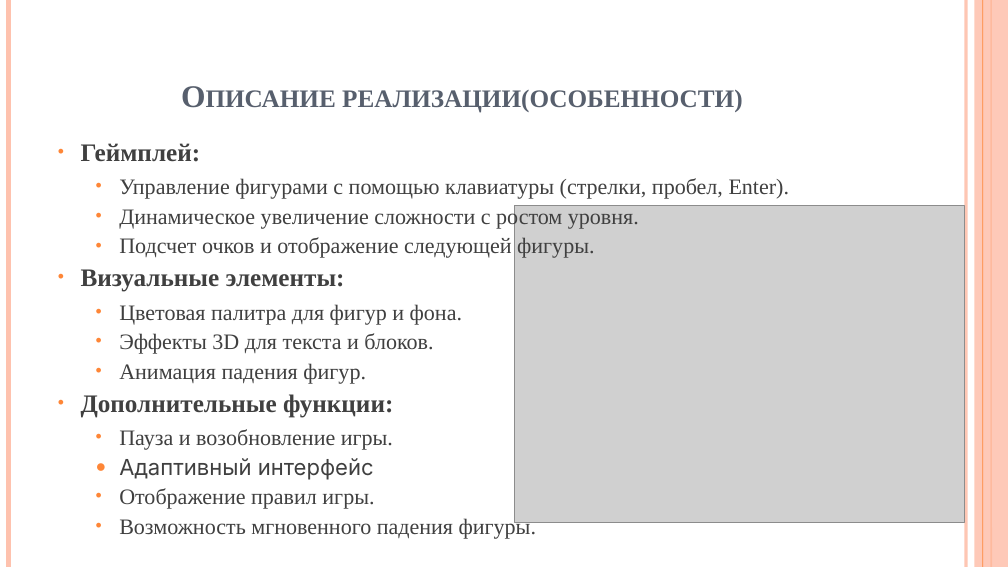
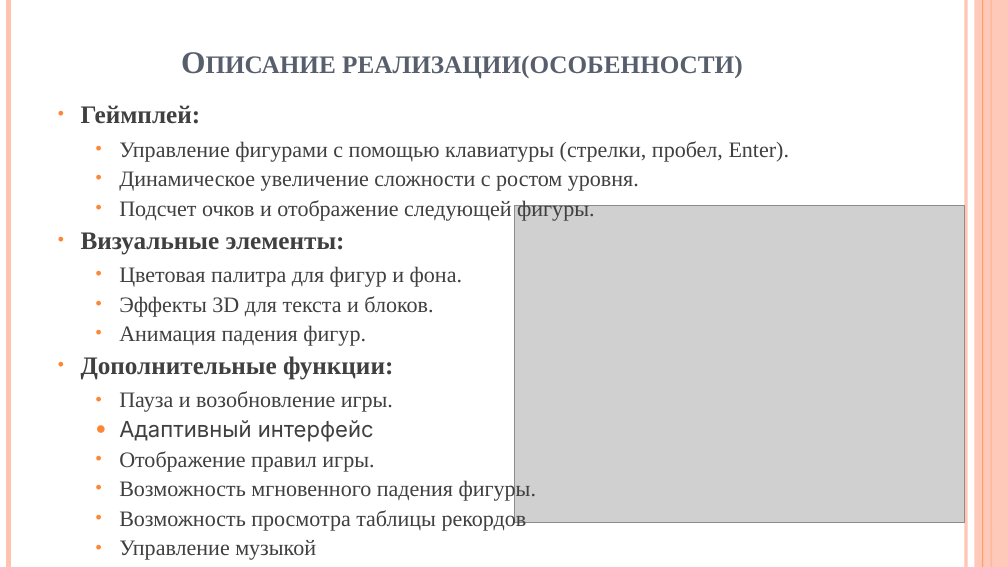
Before and after one commit to ALEXIS-png-spec/game_project, a slide deck: slide 5 of презентация11.pptx. Drawn at 1008x567 pixels with LibreOffice and Linux fonts; fonts in the diff are those of the drawing; grey boxes stand for pictures. Boxes give left, top, right and bottom in pixels: in the first picture for what was removed or moved away, otherwise in the second. Text is boxed around its words. In the diff, an @@ line names an element or a change of style, - is before the commit and + after.

```diff
--- a/презентация11.pptx
+++ b/презентация11.pptx
@@ title "Описание реализации(особенности)" moved from (x1=342, y1=90, x2=743, y2=113) to (x1=342, y1=56, x2=743, y2=79) @@
@@ text "Геймплей:" moved from (x1=81, y1=143, x2=790, y2=539) to (x1=81, y1=105, x2=790, y2=531) @@
@@ text at (x1=119, y1=509, x2=527, y2=531): paragraphs added @@
+  • Возможность просмотра таблицы рекордов
+  • Управление музыкой
```
Also in this commit, not shown: 3 other slides changed, 1 slide added, 1 slide removed, 1 other file.
